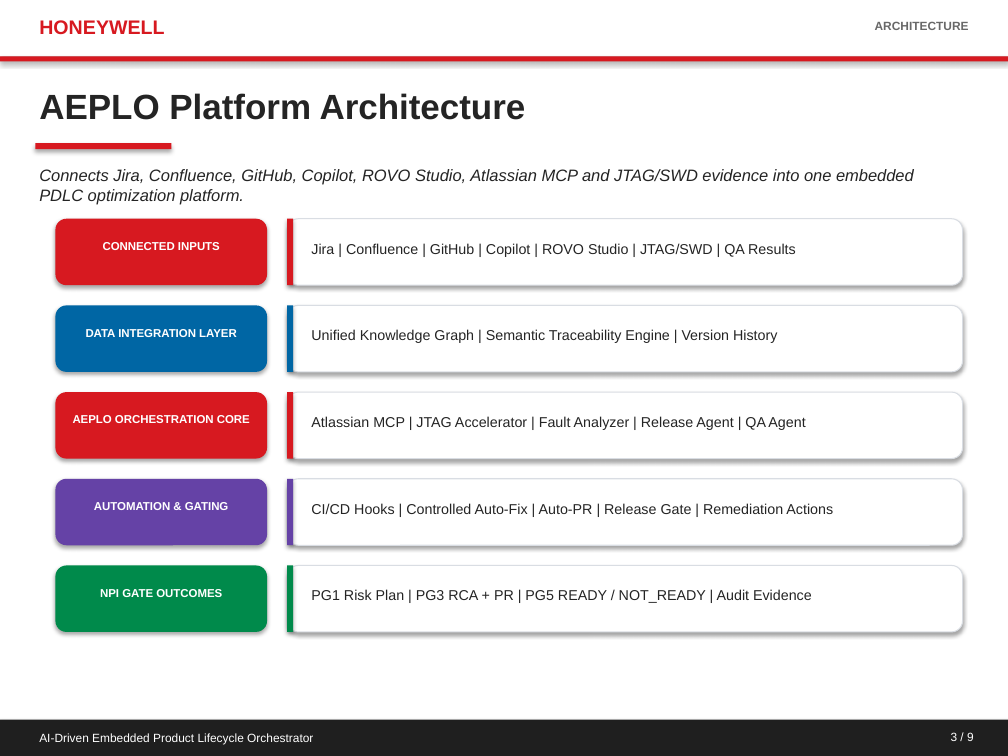
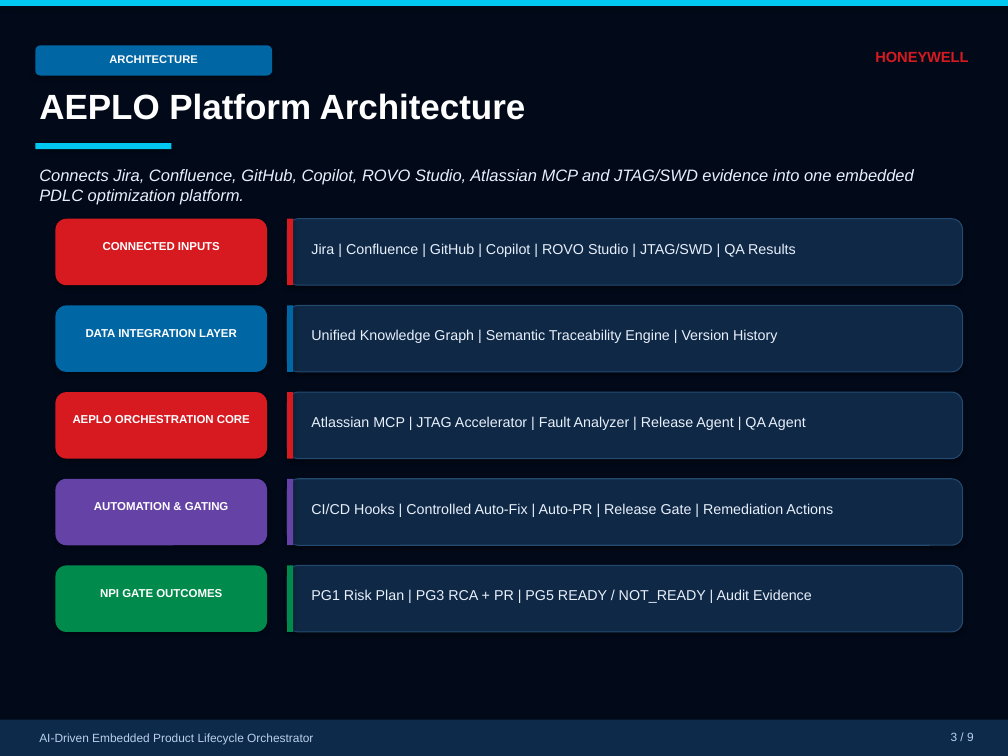
Before and after one commit to shyamnexus/HON_PPT, a slide deck: slide 3 of AI-Driven Embedded Product Lifecycle OrchestratorV10.pptx. Drawn at 1008x756 pixels with LibreOffice and Linux fonts; fonts in the diff are those of the drawing; background and template pictures are left out; a plain dark background stands for a picture behind light text. Boxes give left, top, right and bottom in pixels: in the first picture for what was removed or moved away, otherwise in the second. Text is boxed around its words. In the diff, an @@ line names an element or a change of style, - is before the commit and + after.

```diff
--- a/AI-Driven Embedded Product Lifecycle OrchestratorV10.pptx
+++ b/AI-Driven Embedded Product Lifecycle OrchestratorV10.pptx
@@ rectangle at [0, 0, 1008, 756]: fill #FFFFFF to #020A1A @@
@@ rectangle: place and size @@
-rectangle at [0, 0, 1008, 56]
+rectangle at [0, 0, 1008, 6]
@@ rectangle at [0, 0, 1008, 6]: fill #FFFFFF to #00C8F0 @@
@@ rectangle removed at [0, 56, 1008, 61] @@
@@ text "ARCHITECTURE": place and size @@
-text "ARCHITECTURE" at [875, 22, 969, 30]
+text "ARCHITECTURE" at [109, 55, 198, 63]
@@ text "ARCHITECTURE" at [109, 55, 198, 63]: size 8.5 to 8 pt, text colour #686868 to #FFFFFF; alignment right to centre @@
@@ rounded rectangle added at [35, 45, 272, 76], fill #0066A4 @@
@@ text "HONEYWELL": place and size @@
-text "HONEYWELL" at [39, 20, 164, 34]
+text "HONEYWELL" at [875, 51, 968, 62]
@@ text "HONEYWELL" at [875, 51, 968, 62]: size 14 to 10.5 pt; alignment left to right @@
@@ text "AEPLO Platform Architecture" at [39, 93, 526, 120]: text colour #242424 to #FFFFFF @@
@@ rectangle at [35, 143, 171, 149]: fill #D71920 to #00C8F0 @@
@@ fill #FFFFFF to #0F2845; outline #D9DDE3 0.75 pt to #244A70 0.75 pt in 5 elements at [287, 219, 963, 285], [287, 305, 963, 372], [287, 392, 963, 459], [287, 479, 963, 545], [287, 565, 963, 632] @@
@@ text colour #242424 to #E8F0FC in 6 elements at [39, 169, 914, 205], [311, 243, 796, 257], [311, 329, 777, 343], [311, 416, 805, 430], [311, 503, 833, 514], [311, 589, 812, 603] @@
@@ rectangle at [0, 720, 1008, 756]: fill #1F1F1F to #0E2A4A @@
@@ text "AI-Driven Embedded Product Lifecycle Orchestrator" at [39, 733, 313, 745]: text colour #FFFFFF to #B8D0EC @@
@@ text "3 / 9" at [951, 732, 974, 741]: text colour #FFFFFF to #B8D0EC @@
```
Also in this commit, not shown: 8 other slides changed, 3 other files.
